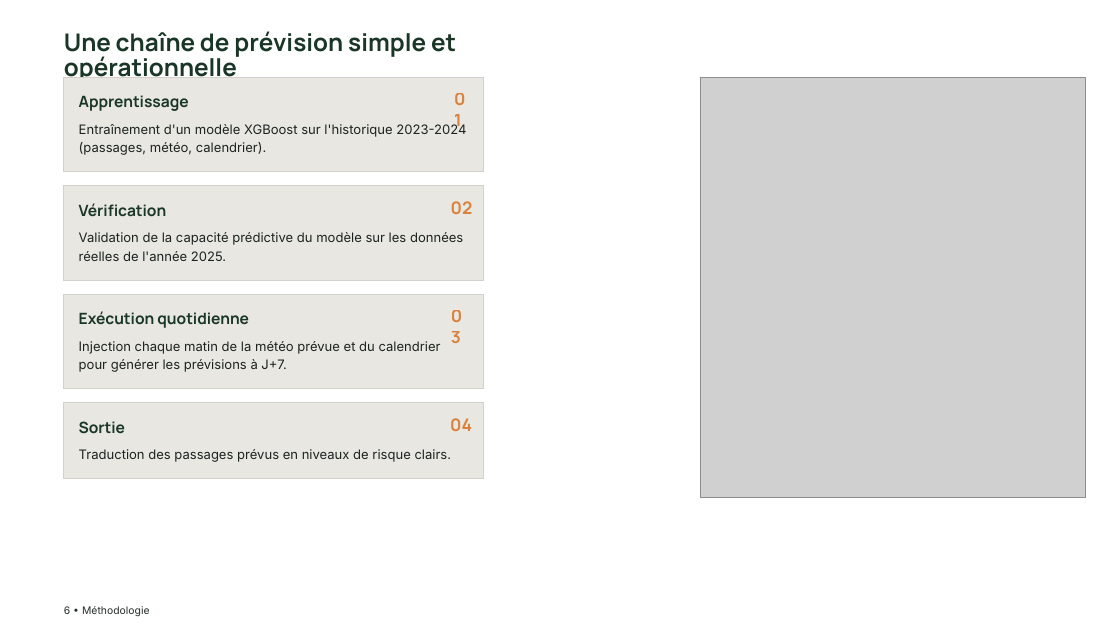
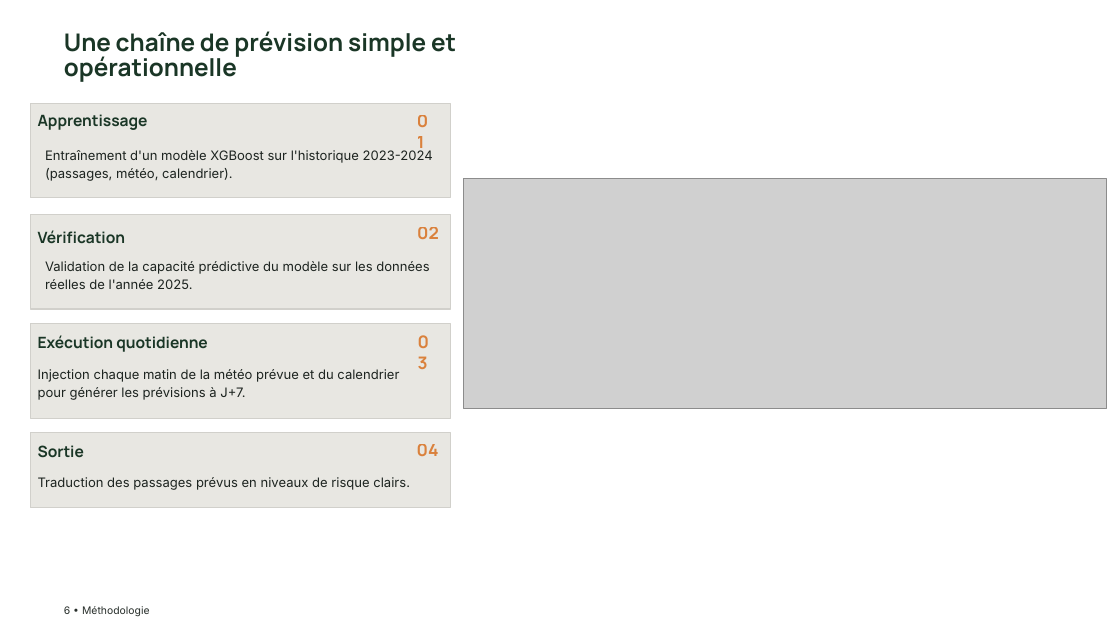
Before and after one commit to Claken/HACKATHON-DGE, a slide deck: slide 6 of Flux touristiques — Anticiper pour mieux préserver.pptx. Drawn at 1120x630 pixels with LibreOffice and Linux fonts; fonts in the diff are those of the drawing; grey boxes stand for pictures; background and template pictures are left out. Boxes give left, top, right and bottom in pixels: in the first picture for what was removed or moved away, otherwise in the second. Text is boxed around its words. In the diff, an @@ line names an element or a change of style, - is before the commit and + after.

```diff
--- a/Flux touristiques — Anticiper pour mieux préserver.pptx
+++ b/Flux touristiques — Anticiper pour mieux préserver.pptx
@@ picture removed at box(701, 78, 1086, 498) @@
@@ 5 texts, 1 rectangle: place and size @@
-5 texts, 1 rectangle at box(64, 77, 484, 431)
+5 texts, 1 rectangle at box(30, 103, 450, 456)
@@ text "Apprentissage": place and size @@
-text "Apprentissage" at box(79, 95, 189, 111)
+text "Apprentissage" at box(38, 114, 148, 130)
@@ picture added at box(464, 179, 1107, 409) @@
@@ text "Vérification": place and size @@
-text "Vérification" at box(79, 203, 167, 217)
+text "Vérification" at box(38, 230, 126, 244)
@@ 3 rectangles, 1 text: place and size @@
-3 rectangles, 1 text at box(64, 186, 484, 478)
+3 rectangles, 1 text at box(30, 215, 450, 507)
@@ text "Injection chaque matin de la ...": place and size @@
-text "Injection chaque matin de la ..." at box(79, 341, 441, 372)
+text "Injection chaque matin de la ..." at box(38, 369, 399, 400)
@@ 3 texts: place and size @@
-3 texts at box(79, 311, 452, 462)
+3 texts at box(38, 335, 410, 490)
```
Also in this commit, not shown: 2 other slides changed.
